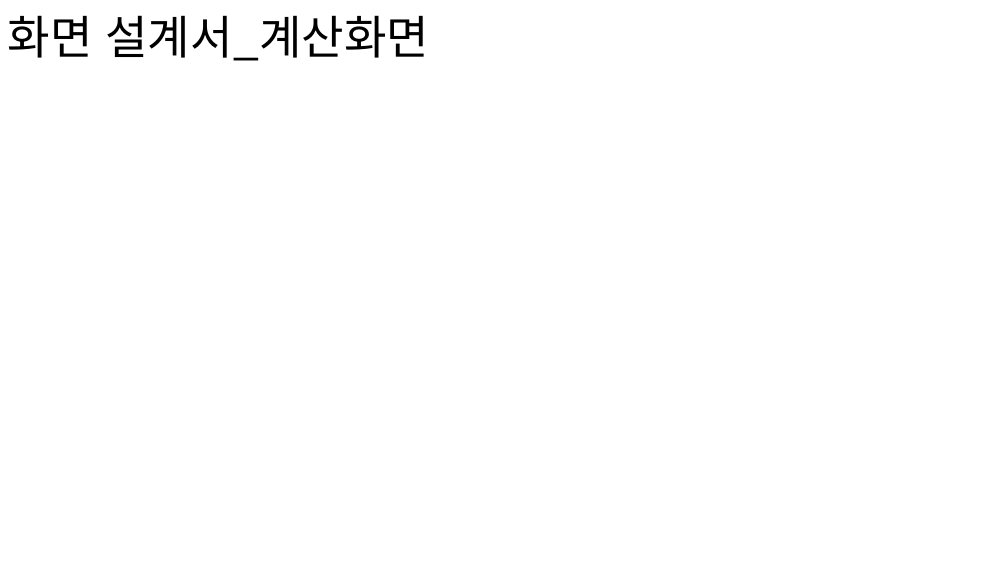
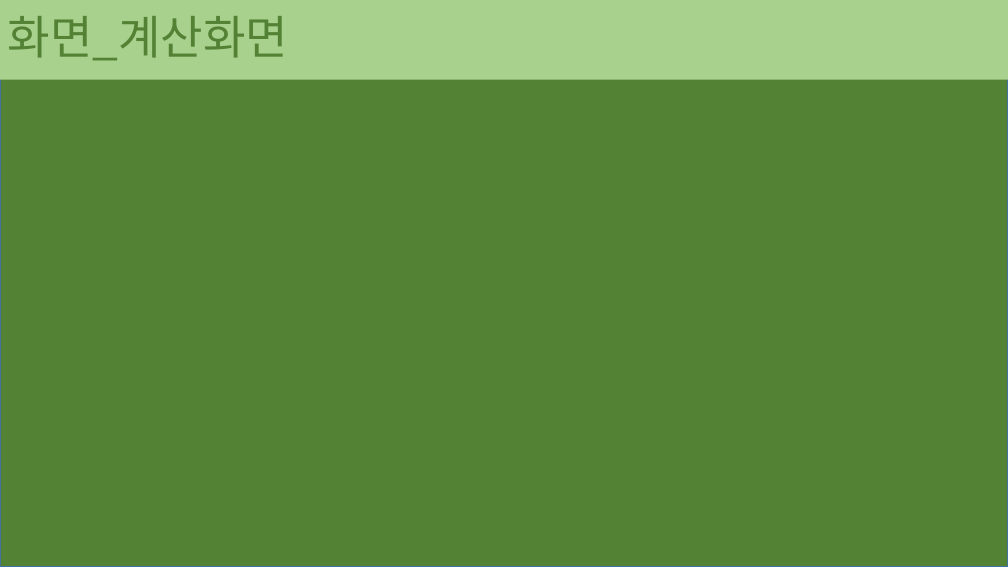
Before and after one commit to 201411096/JavaBasic, a slide deck: slide 15 of JavaBasic/src/t_teamproject/teamproject_02/document/forSubmission/포트폴리오.pptx (slide 4 before the commit). Drawn at 1008x567 pixels with LibreOffice and Linux fonts; fonts in the diff are those of the drawing; background and template pictures are left out. Boxes give left, top, right and bottom in pixels: in the first picture for what was removed or moved away, otherwise in the second. Text is boxed around its words. In the diff, an @@ line names an element or a change of style, - is before the commit and + after.

```diff
--- a/JavaBasic/src/t_teamproject/teamproject_02/document/forSubmission/포트폴리오.pptx
+++ b/JavaBasic/src/t_teamproject/teamproject_02/document/forSubmission/포트폴리오.pptx
@@ title "화면_계산화면" resized from (x1=8, y1=15, x2=429, y2=61) to (x1=0, y1=0, x2=1008, y2=79) @@
@@ title "화면_계산화면" at (x1=0, y1=0, x2=1008, y2=79): fill none to #A9D18E @@
@@ rectangle added at (x1=0, y1=0, x2=1008, y2=567), fill #548235, outline #43739E 1 pt @@
@@ title at (x1=8, y1=16, x2=289, y2=61): text changed; text colour #000000 to #548235 @@
-화면 설계서_계산화면
+화면_계산화면
```
Also in this commit, not shown: 13 other slides changed, 5 slides added, 2 slides removed, 3 other files.
